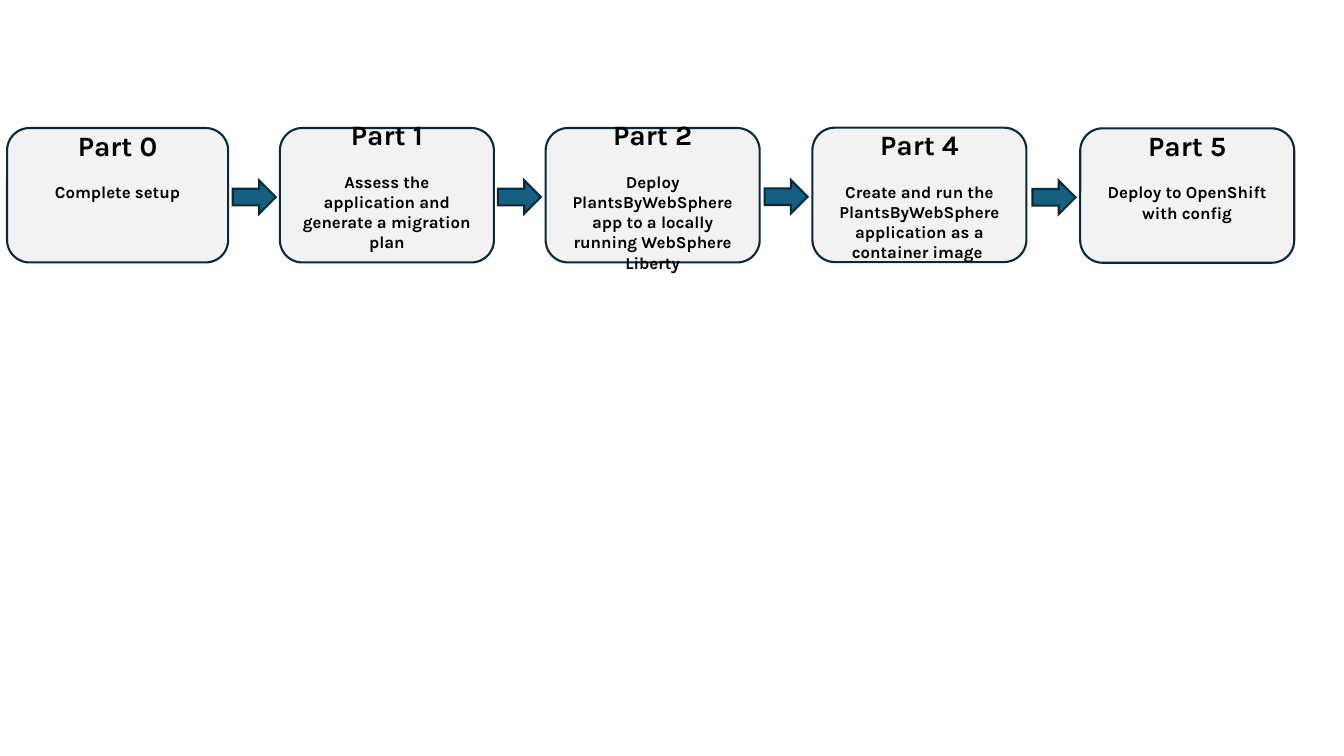
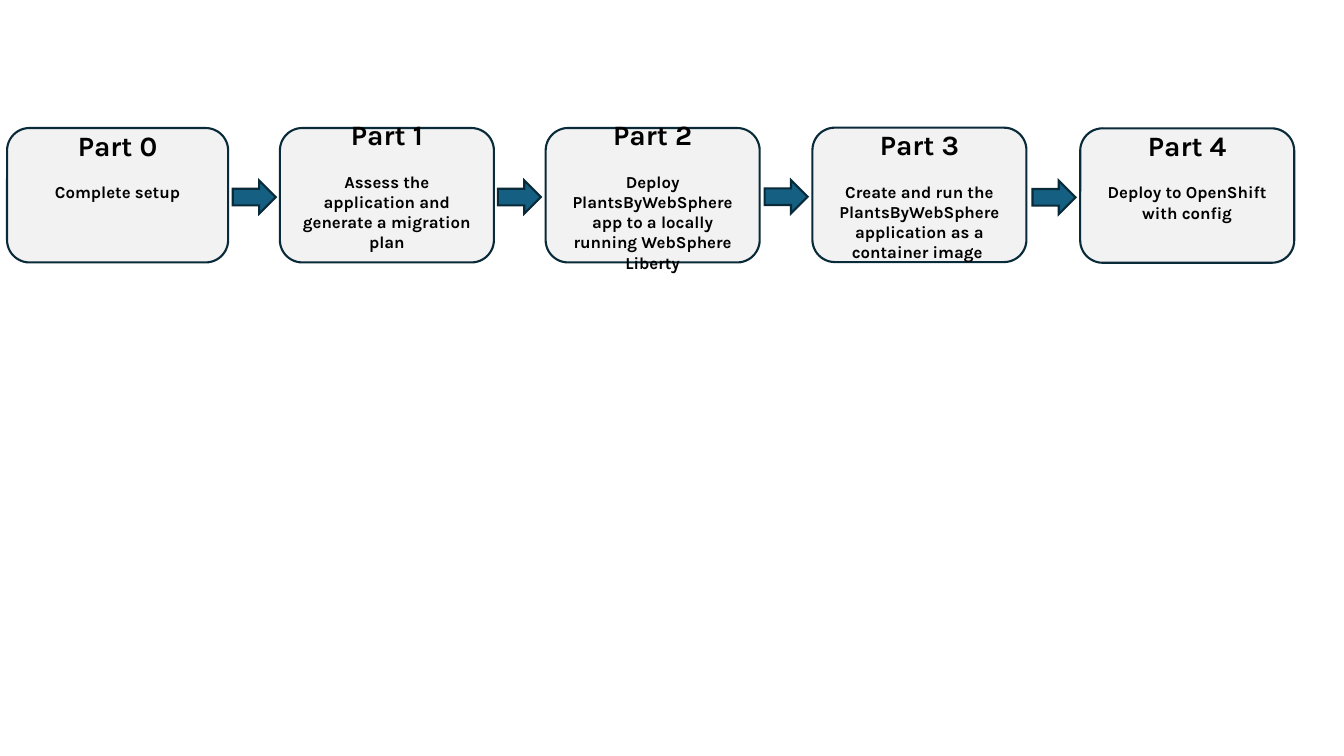
Before and after one commit to LarsBesselmann/LibertyGettingStarted-2026-OCP-Lab, a slide deck: slide 1 of images/media/Steps.pptx. Drawn at 1344x756 pixels with LibreOffice and Linux fonts; fonts in the diff are those of the drawing. Boxes give left, top, right and bottom in pixels: in the first picture for what was removed or moved away, otherwise in the second. Text is boxed around its words. In the diff, an @@ line names an element or a change of style, - is before the commit and + after.

```diff
--- a/images/media/Steps.pptx
+++ b/images/media/Steps.pptx
@@ text in rounded rectangle at box(880, 136, 959, 156): text changed @@
-Part 4
+Part 3
@@ text in rounded rectangle at box(1148, 137, 1227, 157): text changed @@
-Part 5
+Part 4
```
Also in this commit, not shown: 2 slides added, 4 other files.
